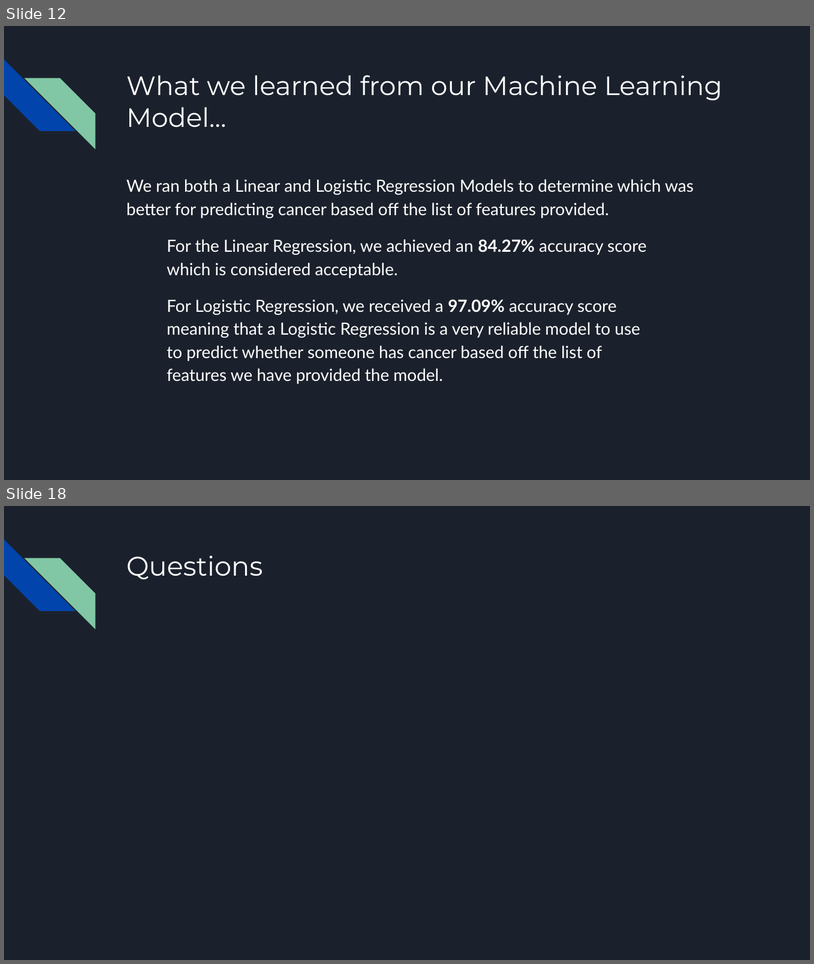
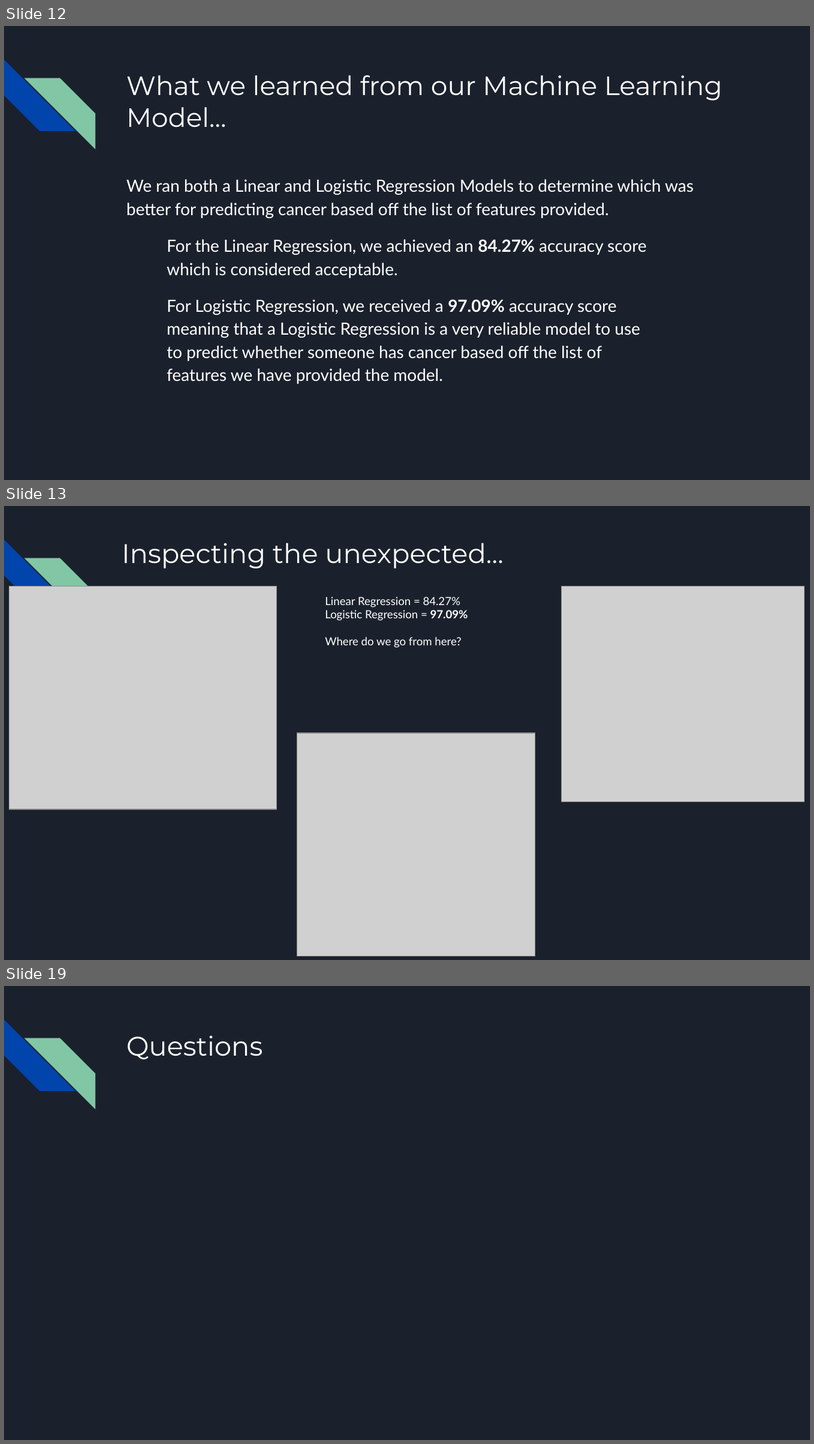
Before and after one commit to brojas12/Group_Project_4, a slide deck: Predicting the Presence of Cancer in Breast Cancer Cells.pptx. Shown one above the other, each under a label of ours: slides 12 and 18 before the commit, slides 12, 13 and 19 after it; the slides between them are not shown. The pictures are 814x964 and 814x1444 pixels, drawn with LibreOffice and Linux fonts; fonts in the diff are those of the drawing; grey boxes stand for pictures. Boxes give left, top, right and bottom in pixels: in the first picture for what was removed or moved away, otherwise in the second. Text is boxed around its words. In the diff, an @@ line names an element or a change of style, - is before the commit and + after.

```diff
--- a/Predicting the Presence of Cancer in Breast Cancer Cells.pptx
+++ b/Predicting the Presence of Cancer in Breast Cancer Cells.pptx
@@ slide 13 added at box(4, 506, 810, 960), background #1B212C; not listed: 2 template elements that a slide beside it also shows @@
@@ title added at box(122, 543, 504, 568), 24 pt, text #FFFFFF @@
+Inspecting the unexpected…
@@ picture added at box(9, 586, 276, 809) @@
@@ picture added at box(562, 586, 805, 801) @@
@@ text added at box(325, 597, 468, 648), 10 pt, text #FFFFFF @@
+Linear Regression = 84.27%
+Logistic Regression = 97.09%
+Where do we go from here?
@@ picture added at box(297, 733, 536, 956) @@
@@ what was slide 18 is now slide 19 @@
```
Also in this commit, not shown: 3 slides changed, 2 other slides added, 2 slides removed.
